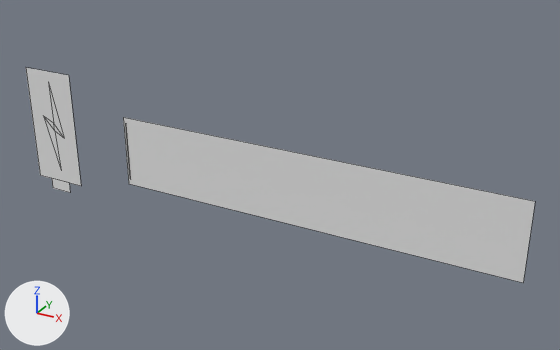
A saved change to the Blender file HelmetHUD_Energy.blend.
One viewpoint serves both versions: a 50 mm camera at (0.0145, -0.0285, 0.0148) aimed at (-0.0016, 0.0009, 0.0001). The lights are fixed; the arrows at lower left show +X, +Y and +Z. Mesh edges are drawn as thin lines.

In view in the first picture: 'Energy'.
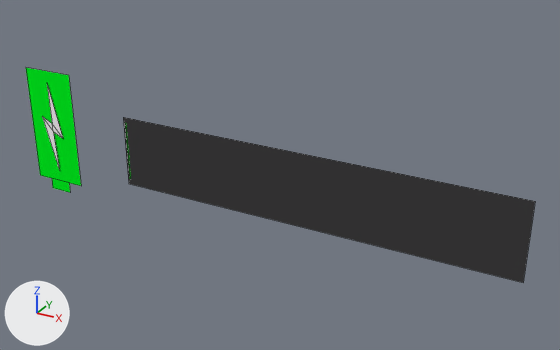
Where the change shows, as pixel boxes [x1, y1, x2, y2] in the pictures (560 x 350 px):
'Energy', surface changed (grey to black)
    both: [26, 68, 535, 283]
'EnergyBar', surface changed
    both: [125, 123, 131, 179]

The change, as a list of edits to the scene's bpy script:
```text
Add img_helmethud_dds:
    img_helmethud_dds = load_image('HelmetHUD.dds', 'Textures/HelmetHUD.dds', 512, 512, 'sRGB')
Add ng_spaceengineers_dx11_shader_2:
    ng_spaceengineers_dx11_shader_2 = bpy.data.node_groups.new('SpaceEngineers_DX11_Shader_2', 'ShaderNodeTree')
    # nodes: BsdfAnisotropic, BsdfDiffuse, CombineColor, Emission, Fresnel, Invert, Math, Mix, MixShader, NormalMap, RGBCurve, SeparateColor
    # colours: white #e7e7e7, blue #bcbcff, green #00ff00, white #ffffff
Add ng_spaceengineers_dx9_shader:
    ng_spaceengineers_dx9_shader = bpy.data.node_groups.new('SpaceEngineers_DX9_Shader', 'ShaderNodeTree')
    # nodes: BsdfDiffuse, NormalMap
    # colours: white #e7e7e7, blue #bcbcff, white #ffffff
Change mat_hud:
    remove # nodes: BsdfDiffuse, OutputMaterial
    nodes: Group x2, MixShader, OutputMaterial, RGB, TexImage x2, Value x2
    colours: white #e7e7e7, blue #bcbcff, green #00ff00, white #ffffff
    uses the picture img_helmethud_dds
```
